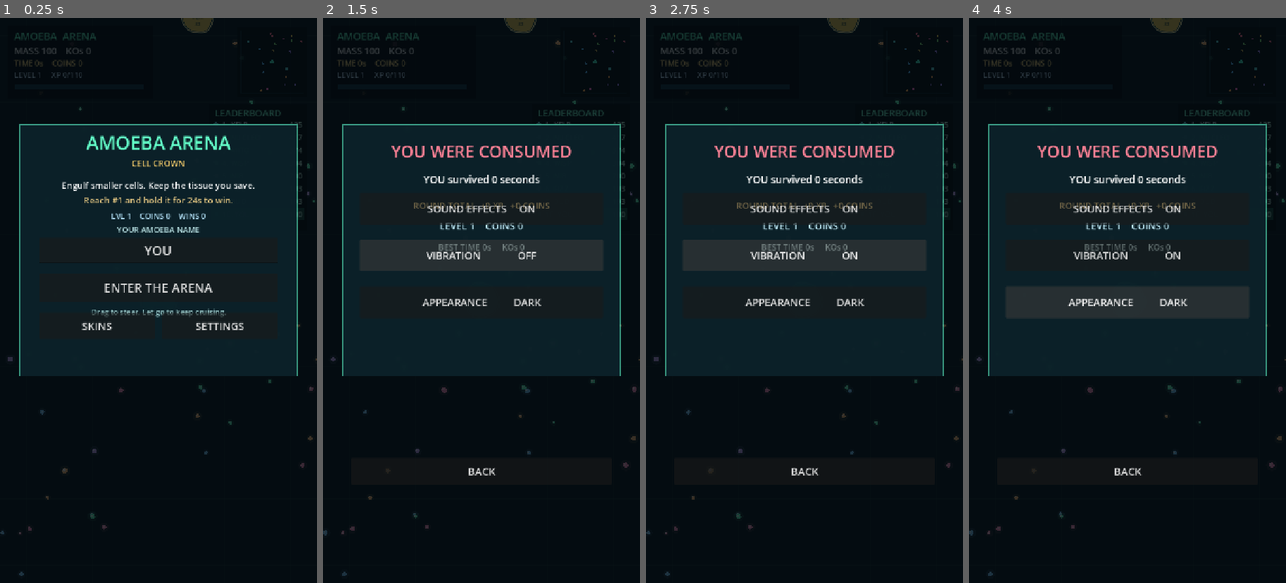
Above: before the commit, frames 1-4 (left to right).
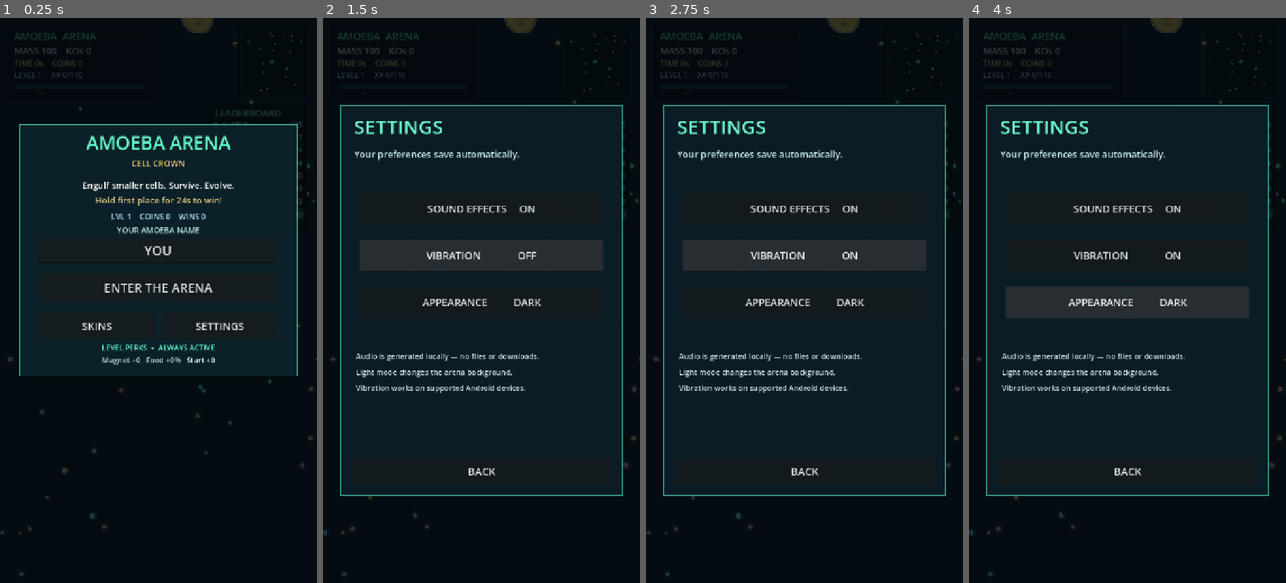
Above: after the commit, the same moments.

Repository: 16amattice/amoeba-arena
Game: Godot game, scene res://scenes/main.tscn
The game is run twice, just before and just after one commit, with the same random seed, the same clock (stepped at 60 frames per second) and the same inputs.
Inputs:
- Up to frame 1 (0.25 s): no input
- Up to frame 2 (1.5 s): click "SETTINGS" at 0.5 s; click "VIBRATION ON" at 1.25 s
- Up to frame 3 (2.75 s): click "VIBRATION OFF" at 2 s
- Up to frame 4 (4 s): click "APPEARANCE DARK" at 2.75 s; click "APPEARANCE LIGHT" at 3.5 s

The runs differ from the first frame. In frame 1, 1.7% of the frame differs, in the area x 19-81%, y 29-62%; in frame 2, 4.7%, in the area x 5-95%, y 15-85%; in frame 3, 4.7%; in frame 4, 4.7%.

Commit message:
Add polished in-game skin store, game-over controls and settings screens

Diff:
--- a/scripts/game.gd
+++ b/scripts/game.gd
@@ -961,7 +961,13 @@
 
 
 func _draw_overlay(viewport_size: Vector2) -> void:
-	draw_rect(Rect2(Vector2.ZERO, viewport_size), Color(0.01, 0.035, 0.052, 0.79))
+	draw_rect(Rect2(Vector2.ZERO, viewport_size), Color(0.01, 0.035, 0.052, 0.80))
+	if mode == "shop":
+		_draw_shop_overlay(viewport_size)
+		return
+	if mode == "settings":
+		_draw_settings_overlay(viewport_size)
+		return
 	var bounds := _menu_geometry(viewport_size)
 	draw_rect(bounds, Color(0.045, 0.13, 0.16, 0.97))
 	draw_rect(bounds, Color(0.36, 0.95, 0.78, 0.58), false, 2.0)
@@ -969,23 +975,69 @@
 	if mode == "menu":
 		_center_text("AMOEBA ARENA", top + 57.0, 42, Color(0.39, 1.0, 0.79), viewport_size)
 		_center_text("CELL CROWN", top + 95.0, 19, Color(1.0, 0.83, 0.43), viewport_size)
-		_center_text("Engulf smaller cells. Keep the tissue you save.", top + 145.0, 20, Color.WHITE, viewport_size)
-		_center_text("Reach #1 and hold it for 24s to win.", top + 179.0, 20, Color(0.90, 0.78, 0.51), viewport_size)
-		_center_text("LVL " + str(level) + "    COINS " + str(coins) + "    WINS " + str(victories), top + 214.0, 18, Color(0.71, 0.89, 0.98), viewport_size)
-		_center_text("YOUR AMOEBA NAME", top + 245.0, 18, Color(0.73, 0.89, 0.90), viewport_size)
-		_center_text("Drag to steer. Let go to keep cruising.", top + 431.0, 17, Color(0.67, 0.87, 0.87), viewport_size)
-	elif mode == "won":
-		_center_text("CELL CROWN CLAIMED!", top + 68.0, 37, Color(1.0, 0.85, 0.40), viewport_size)
-		_center_text(username + " ruled the arena", top + 119.0, 25, Color.WHITE, viewport_size)
-		_center_text("WIN BONUS  +150 XP   +100 COINS", top + 174.0, 21, Color(1.0, 0.91, 0.54), viewport_size)
-		_center_text("ROUND TOTAL  +" + str(round_xp) + " XP   +" + str(round_coins) + " COINS", top + 213.0, 19, Color(0.73, 0.92, 1.0), viewport_size)
-		_center_text("LVL " + str(level) + "    COINS " + str(coins) + "    TIME " + str(int(survival_time)) + "s", top + 280.0, 20, Color.WHITE, viewport_size)
+		_center_text("Engulf smaller cells. Survive. Evolve.", top + 145.0, 20, Color.WHITE, viewport_size)
+		_center_text("Hold first place for 24s to win!", top + 179.0, 20, Color(0.90, 0.78, 0.51), viewport_size)
+		_center_text("LVL " + str(level) + "    COINS " + str(coins) + "    WINS " + str(victories), top + 215.0, 18, Color(0.71, 0.89, 0.98), viewport_size)
+		_center_text("YOUR AMOEBA NAME", top + 246.0, 18, Color(0.73, 0.89, 0.90), viewport_size)
 	else:
-		_center_text("YOU WERE CONSUMED", top + 75.0, 37, Color(1.0, 0.51, 0.59), viewport_size)
-		_center_text(username + " survived " + str(int(survival_time)) + " seconds", top + 133.0, 23, Color.WHITE, viewport_size)
-		_center_text("ROUND TOTAL  +" + str(round_xp) + " XP   +" + str(round_coins) + " COINS", top + 191.0, 20, Color(1.0, 0.87, 0.56), viewport_size)
-		_center_text("LEVEL " + str(level) + "    COINS " + str(coins), top + 238.0, 22, Color(0.77, 0.94, 0.99), viewport_size)
-		_center_text("BEST TIME " + str(best_survival) + "s     KOs " + str(takedowns), top + 285.0, 19, Color(0.77, 0.90, 0.90), viewport_size)
+		if mode == "won":
+			_center_text("CELL CROWN CLAIMED!", top + 68.0, 36, Color(1.0, 0.85, 0.40), viewport_size)
+			_center_text(username + " ruled the arena", top + 128.0, 24, Color.WHITE, viewport_size)
+			_center_text("WIN BONUS  +150 XP   +100 COINS", top + 177.0, 21, Color(1.0, 0.91, 0.54), viewport_size)
+		else:
+			_center_text("YOU WERE CONSUMED", top + 75.0, 36, Color(1.0, 0.51, 0.59), viewport_size)
+			_center_text(username + " survived " + str(int(survival_time)) + " seconds", top + 132.0, 23, Color.WHITE, viewport_size)
+		_center_text("ROUND TOTAL  +" + str(round_xp) + " XP   +" + str(round_coins) + " COINS", top + 221.0, 20, Color(1.0, 0.87, 0.56), viewport_size)
+		_center_text("LEVEL " + str(level) + "    COINS " + str(coins), top + 265.0, 21, Color(0.77, 0.94, 0.99), viewport_size)
+	_center_text("LEVEL PERKS  •  ALWAYS ACTIVE", top + 512.0, 17, Color(0.40, 1.0, 0.83), viewport_size)
+	var bonus_line := "Magnet +" + str(int(_pickup_bonus())) + "   Food +" + str(int(_food_bonus() * 100.0)) + "%   Start +" + str(int(_starting_mass_bonus()))
+	_center_text(bonus_line, top + 540.0, 17, Color(0.81, 0.95, 0.94), viewport_size)
+
+
+func _draw_shop_overlay(screen: Vector2) -> void:
+	var panel := _options_geometry(screen)
+	draw_rect(panel, Color(0.042, 0.11, 0.15, 0.98))
+	draw_rect(panel, Color(0.36, 0.93, 0.78, 0.55), false, 2.0)
+	var left := panel.position.x
+	var top := panel.position.y
+	var font := ThemeDB.fallback_font
+	draw_string(font, Vector2(left + 28.0, top + 54.0), "CELL SKIN LAB", HORIZONTAL_ALIGNMENT_LEFT, panel.size.x - 56.0, 39, Color(0.44, 1.0, 0.81))
+	draw_string(font, Vector2(left + 29.0, top + 94.0), "WALLET  " + str(coins) + " COINS", HORIZONTAL_ALIGNMENT_LEFT, panel.size.x - 58.0, 24, Color(1.0, 0.84, 0.49))
+	draw_string(font, Vector2(left + 29.0, top + 124.0), "Cosmetics only — all skins have equal power.", HORIZONTAL_ALIGNMENT_LEFT, panel.size.x - 58.0, 17, Color(0.77, 0.91, 0.94))
+	for index in range(SKINS.size()):
+		var skin: Dictionary = SKINS[index]
+		var y := top + 151.0 + float(index) * 79.0
+		draw_rect(Rect2(left + 20.0, y, panel.size.x - 40.0, 68.0), Color(0.10, 0.23, 0.28, 0.83))
+		var color: Color = _skin_render_color(str(skin["id"]))
+		var center := Vector2(left + 55.0, y + 33.0)
+		draw_circle(center, 24.0, color)
+		draw_arc(center, 24.0, 0.0, TAU, 32, color.lightened(0.38), 3.4, true)
+		if skin["id"] == "rainbow":
+			for dot in range(6):
+				var angle := float(dot) * TAU / 6.0
+				draw_circle(center + Vector2.from_angle(angle) * 13.0, 3.4, Color.from_hsv(float(dot) / 6.0 + fposmod(clock * 0.07, 1.0), 0.88, 1.0))
+		elif skin["id"] == "galaxy":
+			for dot in range(5):
+				draw_circle(center + Vector2.from_angle(float(dot) * 2.399) * 11.0, 1.9, Color(1, 1, 1, 0.9))
+		elif skin["id"] == "gold":
+			draw_circle(center, 7.0, Color(1, 1, 0.74, 0.80))
+		draw_string(font, Vector2(left + 96.0, y + 28.0), str(skin["name"]), HORIZONTAL_ALIGNMENT_LEFT, panel.size.x - 306.0, 21, Color.WHITE)
+		draw_string(font, Vector2(left + 96.0, y + 53.0), str(skin["detail"]), HORIZONTAL_ALIGNMENT_LEFT, panel.size.x - 306.0, 15, Color(0.73, 0.87, 0.90))
+	draw_string(font, Vector2(left + 26.0, top + 746.0), shop_message, HORIZONTAL_ALIGNMENT_CENTER, panel.size.x - 52.0, 18, Color(1.0, 0.86, 0.51))
+
+
+func _draw_settings_overlay(screen: Vector2) -> void:
+	var panel := _options_geometry(screen)
+	draw_rect(panel, Color(0.042, 0.11, 0.15, 0.98))
+	draw_rect(panel, Color(0.36, 0.93, 0.78, 0.55), false, 2.0)
+	var x := panel.position.x
+	var top := panel.position.y
+	var font := ThemeDB.fallback_font
+	draw_string(font, Vector2(x + 31.0, top + 65.0), "SETTINGS", HORIZONTAL_ALIGNMENT_LEFT, panel.size.x - 62.0, 44, Color(0.44, 1.0, 0.81))
+	draw_string(font, Vector2(x + 31.0, top + 119.0), "Your preferences save automatically.", HORIZONTAL_ALIGNMENT_LEFT, panel.size.x - 62.0, 21, Color(0.80, 0.92, 0.94))
+	draw_string(font, Vector2(x + 35.0, top + 575.0), "Audio is generated locally — no files or downloads.", HORIZONTAL_ALIGNMENT_LEFT, panel.size.x - 70.0, 17, Color(0.79, 0.89, 0.91))
+	draw_string(font, Vector2(x + 35.0, top + 611.0), "Light mode changes the arena background.", HORIZONTAL_ALIGNMENT_LEFT, panel.size.x - 70.0, 17, Color(0.79, 0.89, 0.91))
+	draw_string(font, Vector2(x + 35.0, top + 647.0), "Vibration works on supported Android devices.", HORIZONTAL_ALIGNMENT_LEFT, panel.size.x - 70.0, 17, Color(0.79, 0.89, 0.91))
 
 
 func _center_text(text_value: String, y: float, size: int, tint: Color, viewport_size: Vector2) -> void:
